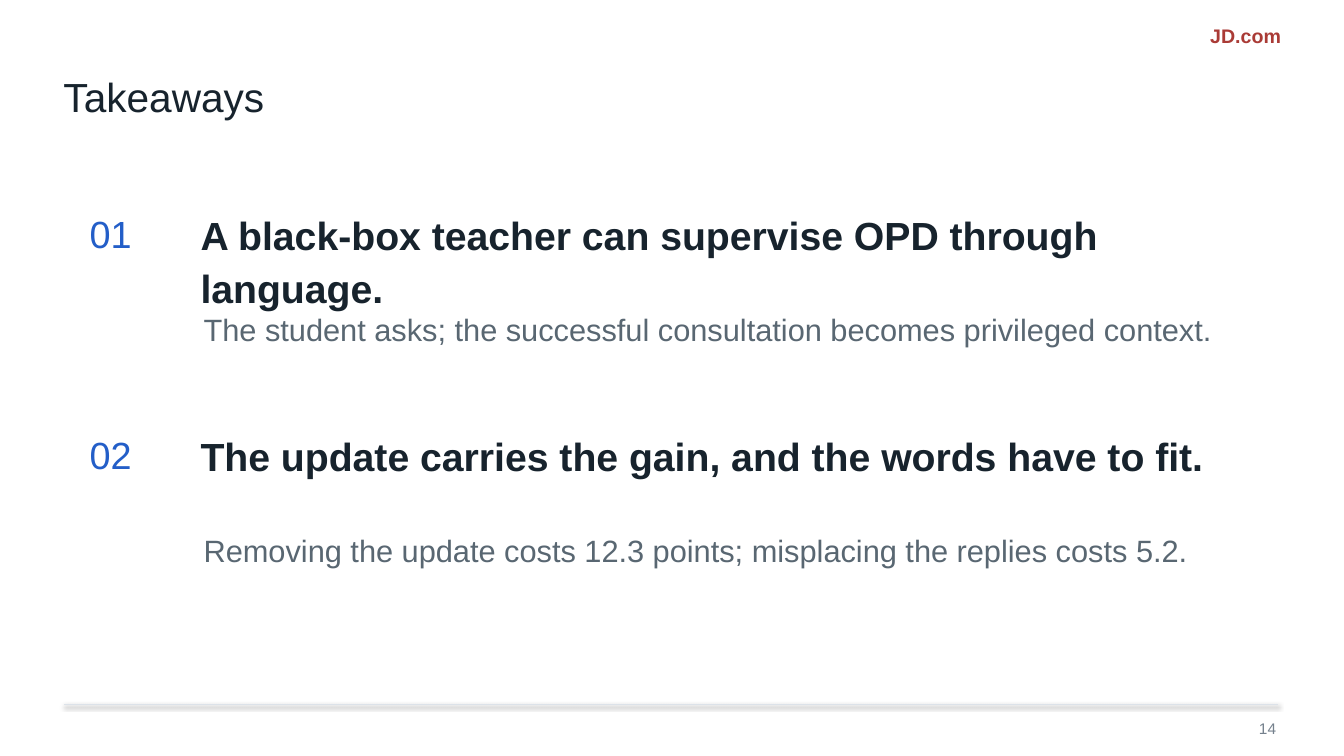
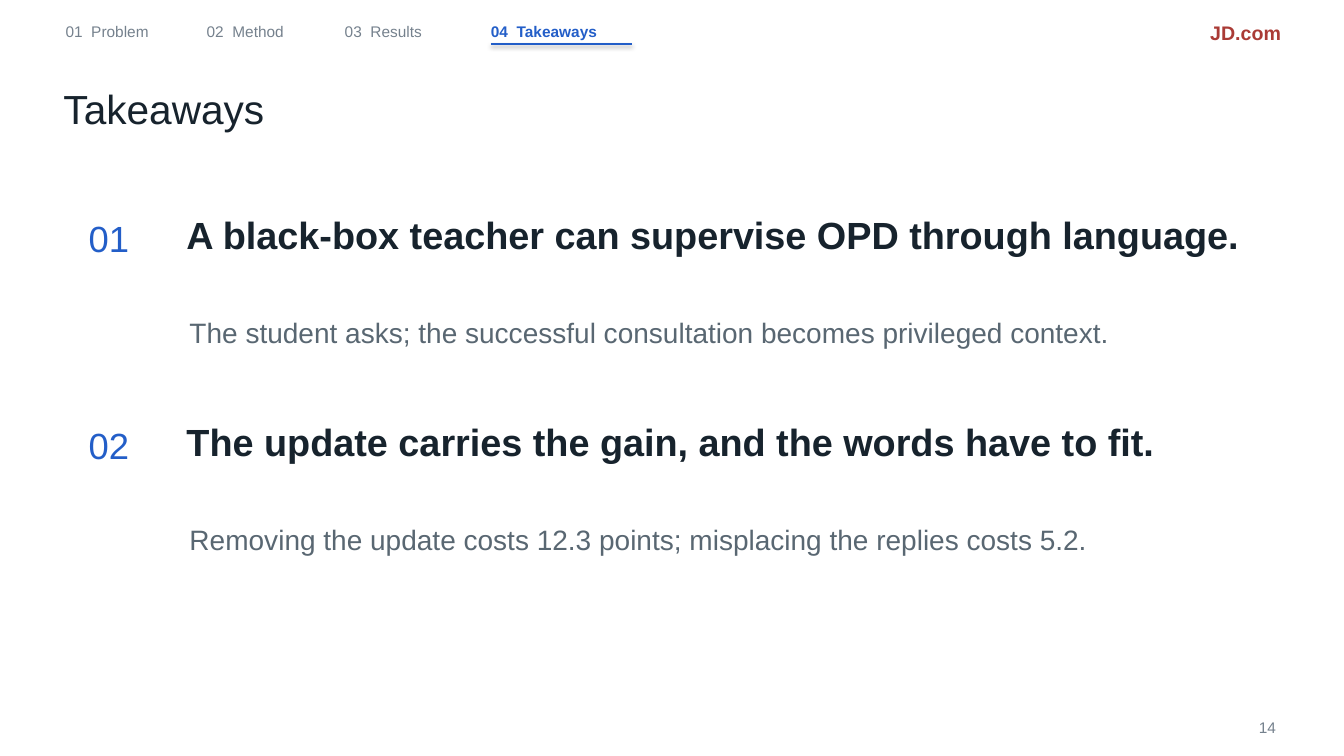
Before and after one commit to liruiluo/communicative-opsd, a slide deck: slide 14 of assets/slides/copd-slides.pptx. Drawn at 1344x756 pixels with LibreOffice and Linux fonts; fonts in the diff are those of the drawing. Boxes give left, top, right and bottom in pixels: in the first picture for what was removed or moved away, otherwise in the second. Text is boxed around its words. In the diff, an @@ line names an element or a change of style, - is before the commit and + after.

Commit message:
Restyle the deck: chapter nav, one claim per slide, no text overlaps

```diff
--- a/assets/slides/copd-slides.pptx
+++ b/assets/slides/copd-slides.pptx
@@ text added at [66, 26, 148, 37], 11 pt, text #75818D @@
+01 Problem
@@ text added at [207, 26, 283, 37], 11 pt, text #75818D @@
+02 Method
@@ text added at [345, 26, 421, 37], 11 pt, text #75818D @@
+03 Results
@@ text added at [491, 26, 597, 40], 11 pt, text #235EC8, bold @@
+04 Takeaways
@@ line added from (491, 44) to (632, 44), #235EC8 1.2 pt @@
@@ line spacing 1.12 to 1.1 in 3 elements at [1210, 26, 1281, 40], [1259, 722, 1276, 733], [63, 94, 264, 131] @@
@@ text "Takeaways": place and size @@
-text "Takeaways" at [63, 82, 264, 120]
+text "Takeaways" at [63, 94, 264, 131]
@@ text "A black-box teacher can supervise ...": place and size @@
-text "A black-box teacher can supervise ..." at [201, 221, 1098, 311]
+text "A black-box teacher can supervise ..." at [186, 221, 1238, 257]
@@ text "A black-box teacher can supervise ..." at [186, 221, 1238, 257]: size 28 to 27 pt; line spacing 1.12 to 1.1 @@
@@ text "01" at [89, 226, 129, 253]: size 27 to 26 pt; line spacing 1.12 to 1.1 @@
@@ text "The student asks; the successful ...": place and size @@
-text "The student asks; the successful ..." at [204, 318, 1212, 347]
+text "The student asks; the successful ..." at [189, 322, 1108, 348]
@@ text "The student asks; the successful ..." at [189, 322, 1108, 348]: size 22 to 20 pt; line spacing 1.12 to 1.1 @@
@@ text "02" at [89, 433, 129, 460]: size 27 to 26 pt; line spacing 1.12 to 1.1 @@
@@ text "02": place and size @@
-text "02" at [90, 442, 132, 470]
+text "02" at [89, 433, 129, 460]
@@ text "The update carries the gain, ..." at [186, 428, 1154, 463]: size 28 to 27 pt; line spacing 1.12 to 1.1 @@
@@ text "The update carries the gain, ...": place and size @@
-text "The update carries the gain, ..." at [201, 442, 1203, 479]
+text "The update carries the gain, ..." at [186, 428, 1154, 463]
@@ text "Removing the update costs 12.3 ..." at [189, 529, 1087, 555]: size 22 to 20 pt; line spacing 1.12 to 1.1 @@
@@ text "Removing the update costs 12.3 ...": place and size @@
-text "Removing the update costs 12.3 ..." at [204, 539, 1187, 568]
+text "Removing the update costs 12.3 ..." at [189, 529, 1087, 555]
@@ line removed from (65, 705) to (1278, 705) @@
```
Also in this commit, not shown: 13 other slides changed, 2 other files.
